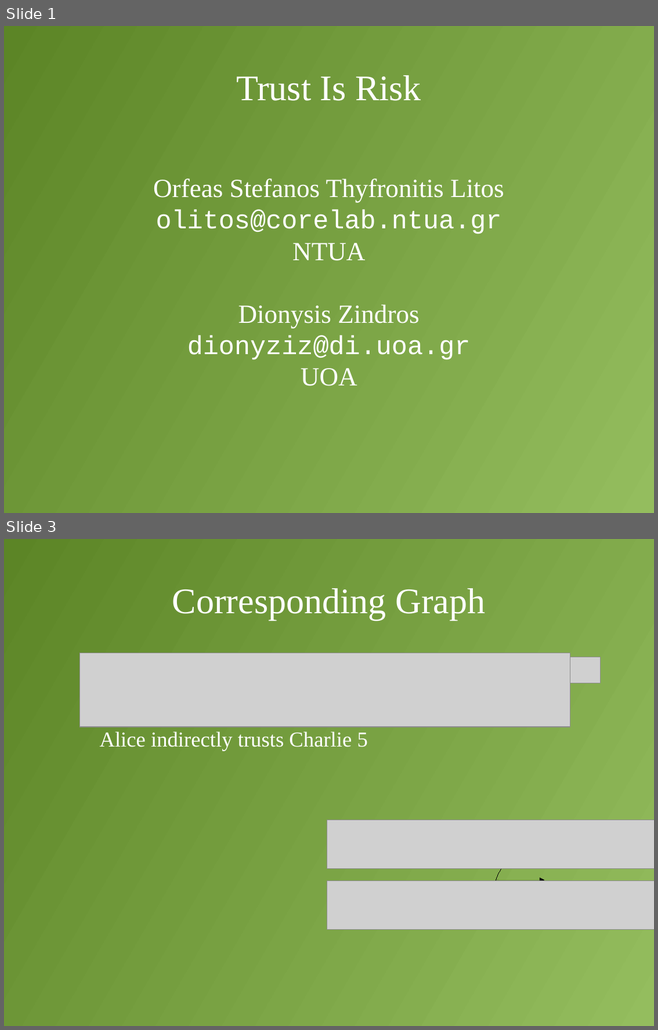
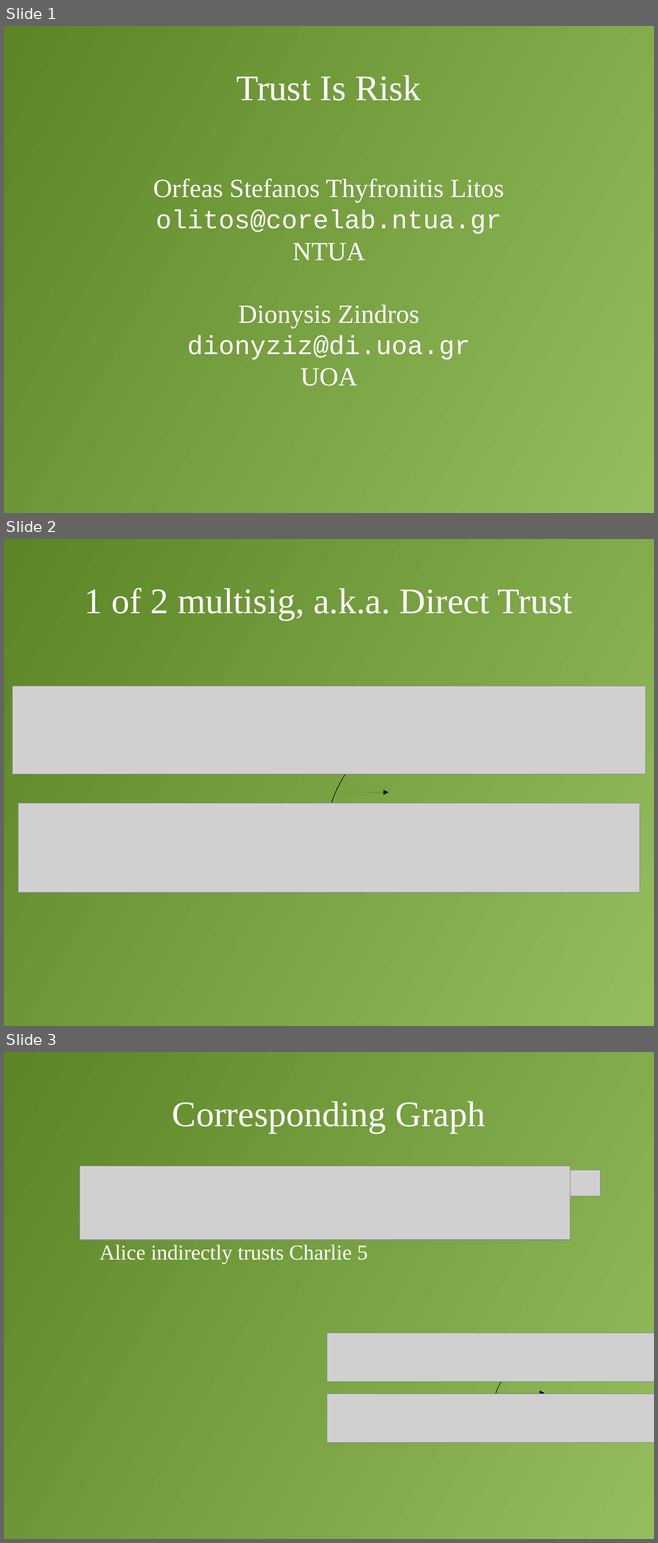
Before and after one commit to decrypto-org/TrustIsRisk, a slide deck: presentations/AtheCrypt10-1-2017/AtheCrypt10-1-2017.odp. Shown one above the other, each under a label of ours: slides 1 and 3 before the commit, slides 1, 2 and 3 after it; the slides between them are not shown. The pictures are 658x1030 and 658x1543 pixels, drawn with LibreOffice and Linux fonts; fonts in the diff are those of the drawing; grey boxes stand for pictures. Boxes give left, top, right and bottom in pixels: in the first picture for what was removed or moved away, otherwise in the second. Text is boxed around its words. In the diff, an @@ line names an element or a change of style, - is before the commit and + after.

```diff
--- a/presentations/AtheCrypt10-1-2017/AtheCrypt10-1-2017.odp
+++ b/presentations/AtheCrypt10-1-2017/AtheCrypt10-1-2017.odp
@@ slide 2 added at box(4, 539, 654, 1026), background gradient #94BD5E to #5C8526 @@
@@ title added at box(85, 588, 572, 620), 44 pt, text #FFFFFF @@
+1 of 2 multisig, a.k.a. Direct Trust
@@ picture added at box(12, 686, 645, 774) @@
@@ freeform shape added at box(329, 692, 358, 887), outline #000000 0 pt @@
@@ arrow added from (335, 792) to (389, 792), #000000 0 pt @@
@@ picture added at box(18, 803, 640, 893) @@
```
Also in this commit, not shown: 3 slides changed, 1 slide removed.
